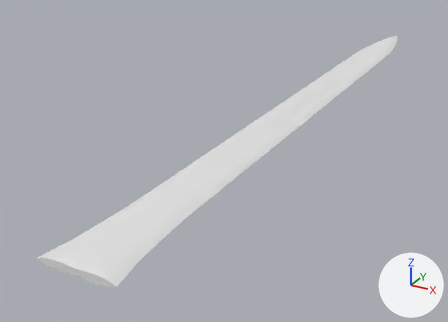
An edit to the glTF model godot/assets/waffen/modelle/schwertklinge/t5_2.glb, drawn before and after from the same camera.
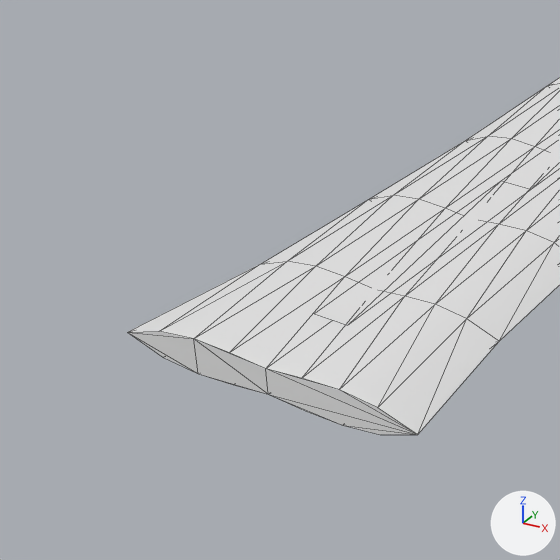
Each version appears first whole from a 50 mm lens placed at (0.246, -0.137, 0.225), pointed at (-0.066, 0.431, -0.059), and next in a close-up on the part from 0% to 35% of the width and 51% to 100% of the height. Every picture has the same lights, and +X, +Y and +Z are marked at lower right. The older version's two pictures come first. The close-ups show mesh edges as thin lines. Vertices at exactly the same position are counted once.

Names of what the first close-up shows: 'schwertklinge_t5_2'.
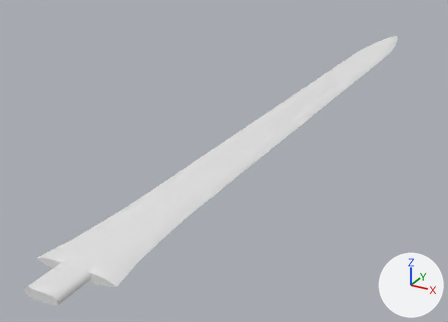
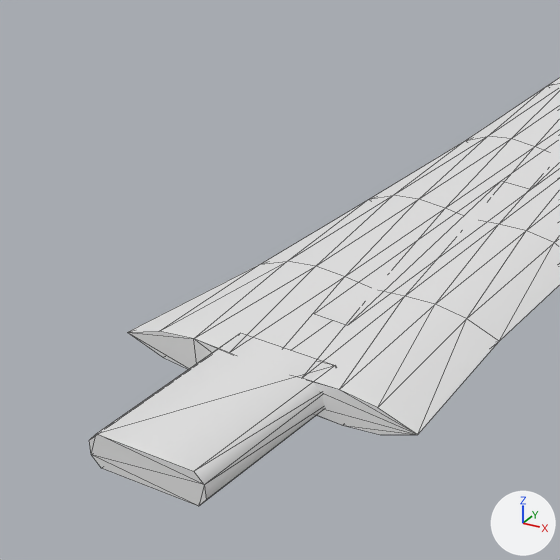
The change, as a diff of the scene's bpy script:
```diff
--- a/godot/assets/waffen/modelle/schwertklinge/t5_2.glb.py
+++ b/godot/assets/waffen/modelle/schwertklinge/t5_2.glb.py
@@ me_schwertklinge_t5_2 @@
 # used by ob_schwertklinge_t5_2; location = (0.0, 0.0, 0.0)
-me_schwertklinge_t5_2.from_pydata(...)  # 453 vertices, 862 faces; spans x -0.034..0.034, y 0.112..0.912, z -0.004..0.004
+me_schwertklinge_t5_2.from_pydata(...)  # 469 vertices, 890 faces; spans x -0.034..0.034, y 0.082..0.912, z -0.004..0.004
+# me_schwertklinge_t5_2 part 1: a new loose piece of 16 vertices spanning x -0.013..0.013, y 0.082..0.118, z -0.004..0.003, in mat_klinge (white #e7e7e7)
 me_schwertklinge_t5_2.materials.append(mat_klinge)
```

Location of each change, [x1, y1, x2, y2] in pixels of the close-ups (560 x 560 px):
'schwertklinge_t5_2', reshaped: before [128, 78, 560, 435]; after [89, 78, 560, 506]
part 1 of me_schwertklinge_t5_2, added: after [89, 334, 332, 506]
